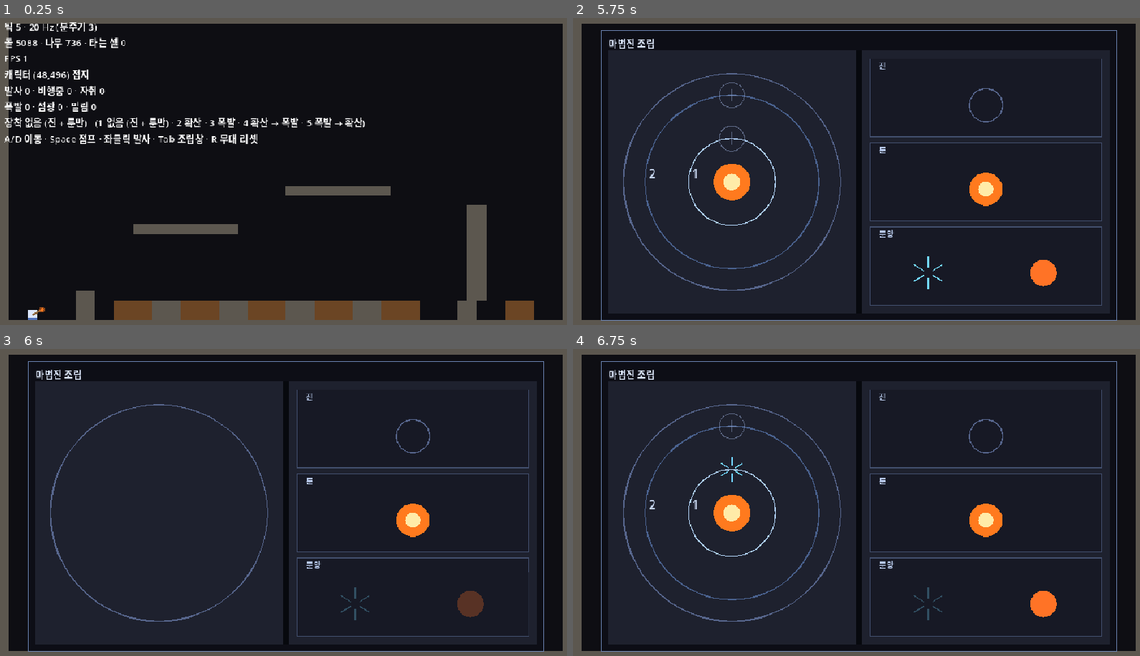
Above: before the commit, frames 1-4 (two rows, left to right).
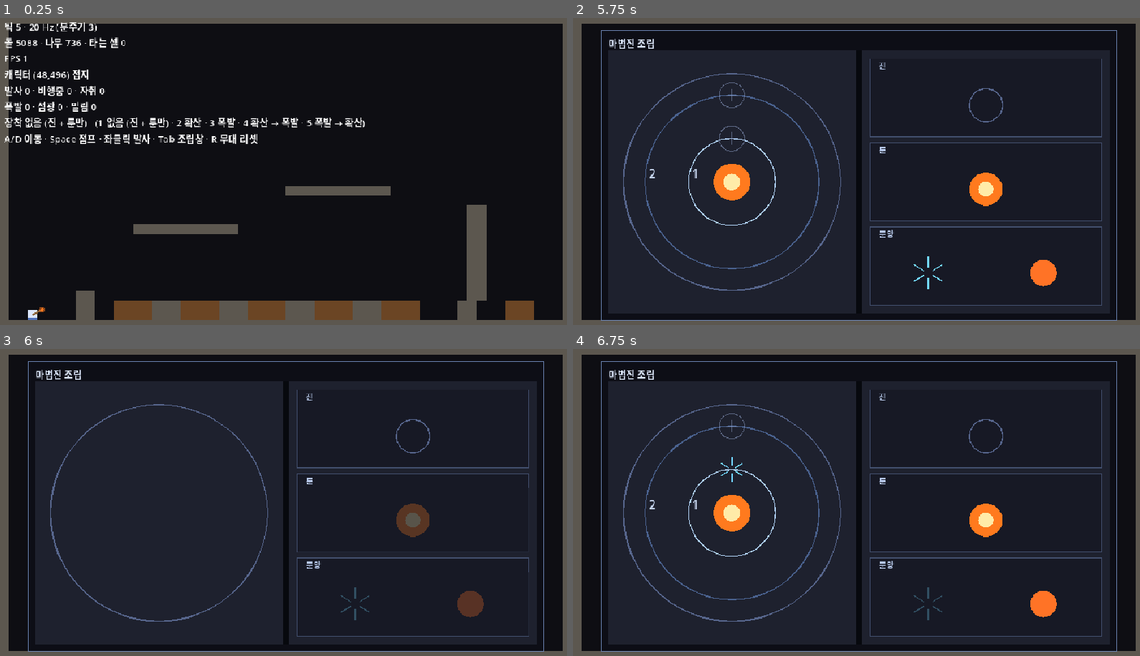
Above: after the commit, the same moments.

Repository: djgnfj-svg/tockbon
Game: Godot game, scene res://src/stage/stage.tscn
Same seed, same stepped clock (60 frames per second), same inputs: the game is played once before the commit and once after it.
Inputs (mouse positions are in pixels of both pictures, inside the frame that each line leads up to):
- Up to frame 1 (0.25 s): no input
- Up to frame 2 (5.75 s): tap Enter at 0.5, 2, 3.5 s; move the mouse to (986, 159) at 0.52 s; hold D (move_right) 0.53-1.25 s; hold Tab (toggle_assembly) 0.53-1.25 s; click (986, 159) at 0.67 s; tap Space (jump) at 0.77, 1.25, 2.75, 3.77, 4.25 s; drag from (856, 174) to (828, 239) at 1.27 s; move the mouse to (918, 103) at 2.02 s; hold D (move_right) 2.03-2.75 s; hold Ctrl 2.03-2.75 s; drag from (828, 239) to (686, 128) at 2.77 s; move the mouse to (1032, 223) at 3.52 s; hold A (move_left) 3.53-4.25 s; tap Alt at 3.6 s; drag from (686, 128) to (771, 94) at 4.27 s; move the mouse to (884, 174) at 5.02 s; hold A (move_left) from 5.03 s (still down); tap Keypad Enter at 5.1 s; click (884, 174) at 5.17 s
- Up to frame 3 (6 s): release A (move_left) at 5.75 s; drag from (198, 425) to (170, 523) at 5.77 s
- Up to frame 4 (6.75 s): move the mouse to (986, 490) at 6.52 s; hold D (move_right) from 6.53 s (still down); tap 2 at 6.6 s

Frames 1-2 are identical in both runs. In frame 3, 0.6% of the frame differs, in the area x 52-94%, y 45-67%; in frame 4, nothing differs.

Commit message:
spell: 「고를 수 있나」의 갈래를 지운다
_can_pick 이 문양에만 「놓을 자리가 있나」를 묻고 진·룬엔 늘 true 를
줬다. 그래서 진이 없으면 룬 자리가 0개인데 룬이 밝게 남아 골라지고,
골라 놓고 어디를 눌러도 아무 일이 없었다 — 기획이 경계한 「눌리는데
아무 일도 안 나면 고장으로 읽힌다」가 정확히 그 모양이다.

셋이 같은 물음을 지나게 했다. 「이 항목을 받아 줄 슬롯이 하나라도
있나」. 종류마다 다른 것은 슬롯 수와 받는 조건 둘뿐이고, 슬롯 수가
모델에서 나오므로 진을 빼면 룬 자리가 0이 되어 물음이 저절로 「놓을
데가 없다」로 떨어진다.

⚠ 진 슬롯은 진이 없어도 1이다. 0 으로 두면 진을 뺀 사용자가 갇힌다.

같은 상황을 문양에서는 이미 막고 있었다. 규칙이 종류마다 갈린 것
자체가 원인이었고, 그건 _place_or_clear 를 한 곳에 모은 것과 같은
이유다 — 「문양은 막히는데 룬은 안 막힌다」가 「문양은 빼지는데 룬은
안 빠진다」와 같은 병이다.

그물은 갈래가 다시 생기는 것까지만 막는다. _can_pick 이 트리 밖
Control 메서드라 부를 수 없어서 「룬이 실제로 흐려지나」는 실행이 잰다.

Co-Authored-By: Claude Opus 5 (1M context) <noreply@anthropic.com>
Claude-Session: https://claude.ai/code/session_01AMkXmt1W5qq92K4dVZ4xVs

Diff:
--- a/src/view/circle_window.gd
+++ b/src/view/circle_window.gd
@@ -178,21 +178,47 @@
 	_picked_item = -1
 
 
-## 이 항목을 지금 고를 수 있나.
-##
-## 🔴 **제약이 있는 것은 문양뿐이다** — 빈 층 중에 받아 줄 곳이 하나라도 있나.
-##  ⚠ 제약은 `glyph_defs.DEFS`에 있고 여기서 **다시 안 적는다**(`can_place_glyph`를 부른다).
-##   적으면 규칙이 두 벌이 되고 `net_circle`의 양방향 일치가 재던 것이 무의미해진다.
+## 🔴🔴 **셋이 같은 물음을 지난다: 「이 항목을 받아 줄 슬롯이 하나라도 있나」.**
+##
+## ⚠🔴 **여기서 실제 결함이 났다**(verify-look, 2026-08-04). 이 함수가 **문양에만** 묻고
+##  진·룬에는 늘 `true`를 주고 있었다 ⇒ 진을 빼면 룬 자리가 0개인데 **룬이 밝게 남아 골라지고,
+##  골라 놓고 어디를 눌러도 아무 일이 없었다.** 기획이 경계한 「눌리는데 아무 일도 안 난다」다.
+##
+## 🔴 **규칙이 종류마다 갈린 것 자체가 원인이었다** — `_place_or_clear`를 한 곳에 모은 것과
+##  같은 이유다. 「문양은 막히는데 룬은 안 막힌다」는 「문양은 빼지는데 룬은 안 빠진다」와 같은 병이다.
+##  ⇒ 종류마다 다른 것은 **슬롯을 세는 법**과 **받는 조건** 둘뿐이고, 물음은 하나다.
+func _can_pick(kind: int, item_id: int) -> bool:
+	for i in _slot_count(kind):
+		if _slot_accepts(kind, i, item_id):
+			return true
+	return false
+
+
+## 그 종류의 슬롯이 몇 개인가. 🔴 **전부 모델에서 나온다** — 진을 빼면 층도 룬 자리도 0이 되고,
+##  그러면 위 물음이 저절로 「놓을 데가 없다」로 떨어진다.
+func _slot_count(kind: int) -> int:
+	if kind == Palette.KIND_CIRCLE:
+		# ⚠ 진 슬롯은 테두리 자리 **하나**고 **진이 없어도 있다**(`circle_layout.frame_has_point`).
+		#  그래야 진을 뺀 사용자가 다시 놓을 수 있다 — 0으로 두면 **갇힌다.**
+		return 1
+	if kind == Palette.KIND_RUNE:
+		return _circle.rune_count()
+	if kind == Palette.KIND_GLYPH:
+		return _circle.layer_count()
+	push_error("CircleWindow: 모르는 슬롯 종류 %d — 슬롯 수를 0으로 본다" % kind)
+	return 0
+
+
+## 그 슬롯이 이 항목을 받나. 🔴 **제약이 있는 것은 문양뿐**이고 그 제약은 `glyph_defs.DEFS`에서 온다.
+##  ⚠ 여기서 **다시 안 적는다**(`can_place_glyph`를 부른다) — 적으면 규칙이 두 벌이 되고
+##   `net_circle`의 양방향 일치가 재던 것이 무의미해진다.
 ## ⚠ **빈 층만 본다.** 확산이 1층에 있을 때 1층에 덮어쓰는 것은 규칙상 되지만, 그걸 허용하면
 ##  「확산이 있는데 확산이 눌린다」로 보인다. ⇒ 옮기려면 먼저 빼는 것이 한 규칙이다.
-## ⚠ 진·룬에는 제약이 없다 — 늘 고를 수 있다(계획 §2의 「놓는 규칙은 종류마다 다르다」).
-func _can_pick(kind: int, item_id: int) -> bool:
+func _slot_accepts(kind: int, index: int, item_id: int) -> bool:
 	if kind != Palette.KIND_GLYPH:
 		return true
-	for i in _circle.layer_count():
-		if _circle.glyph_at(i) == Glyph.GLYPH_NONE and _circle.can_place_glyph(i, item_id):
-			return true
-	return false
+	return _circle.glyph_at(index) == Glyph.GLYPH_NONE \
+		and _circle.can_place_glyph(index, item_id)
 
 
 func _draw() -> void:
--- a/tests/nets/net_circle.gd
+++ b/tests/nets/net_circle.gd
@@ -601,6 +601,19 @@
 	t.ok(i_frame > i_rune,
 		"진을 맨 **나중에** 본다 (진 슬롯이 테두리 안 전체라 먼저 보면 다 먹는다)")
 
+	# 🔴🔴 **「고를 수 있나」가 종류로 갈리면 안 된다.**
+	#  ⚠ 실제 결함이 거기서 났다 — `_can_pick`이 문양에만 묻고 진·룬엔 늘 `true`를 줘서,
+	#   진을 빼면 **룬이 밝게 남고 골라지는데 눌러도 아무 일이 없었다**(verify-look, 2026-08-04).
+	#  🔴 종류마다 다른 것은 **슬롯을 세는 법**과 **받는 조건** 둘뿐이어야 하고, 물음은 하나다.
+	#  ⚠ `Control` 메서드라 **부를 수는 없다** — 갈래가 다시 생기는 것만 텍스트로 막는다.
+	var win_src := _stripped(t, WINDOW_PATH, "circle_window")
+	var pick := _func_body(win_src, "_can_pick")
+	t.ok(pick != "", "`_can_pick()` 를 찾았다")
+	t.ok(not pick.contains("KIND_"),
+		"「고를 수 있나」가 종류로 안 갈린다 (셋이 같은 물음을 지난다)")
+	t.ok(pick.contains("_slot_count(") and pick.contains("_slot_accepts("),
+		"「고를 수 있나」가 슬롯 수와 받는 조건으로만 갈린다")
+
 	# ── 팔레트 ──
 	var pal := Book.palette_page(Fx.WINDOW_RECT.size)
 	var found := 0
